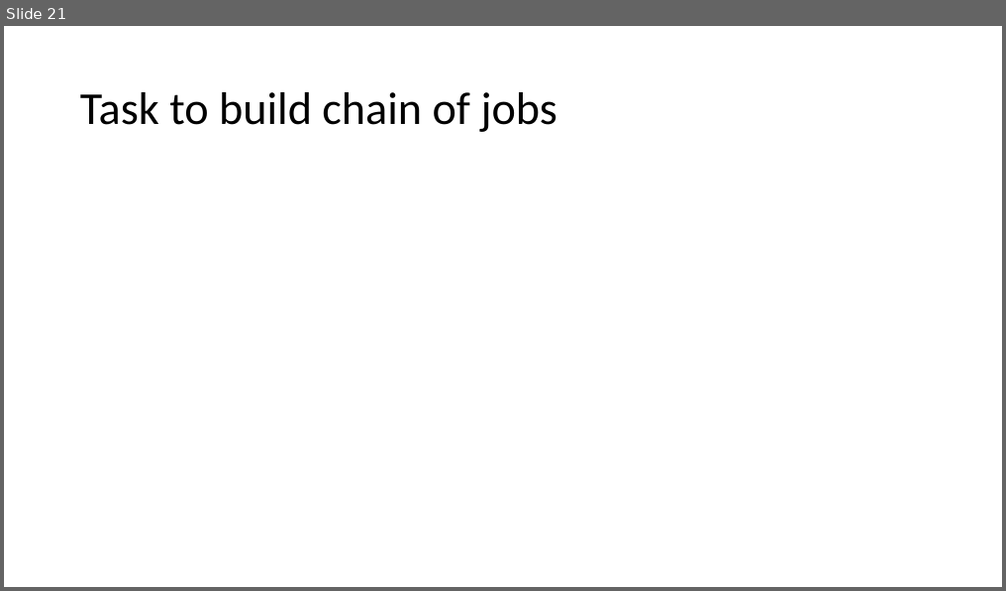
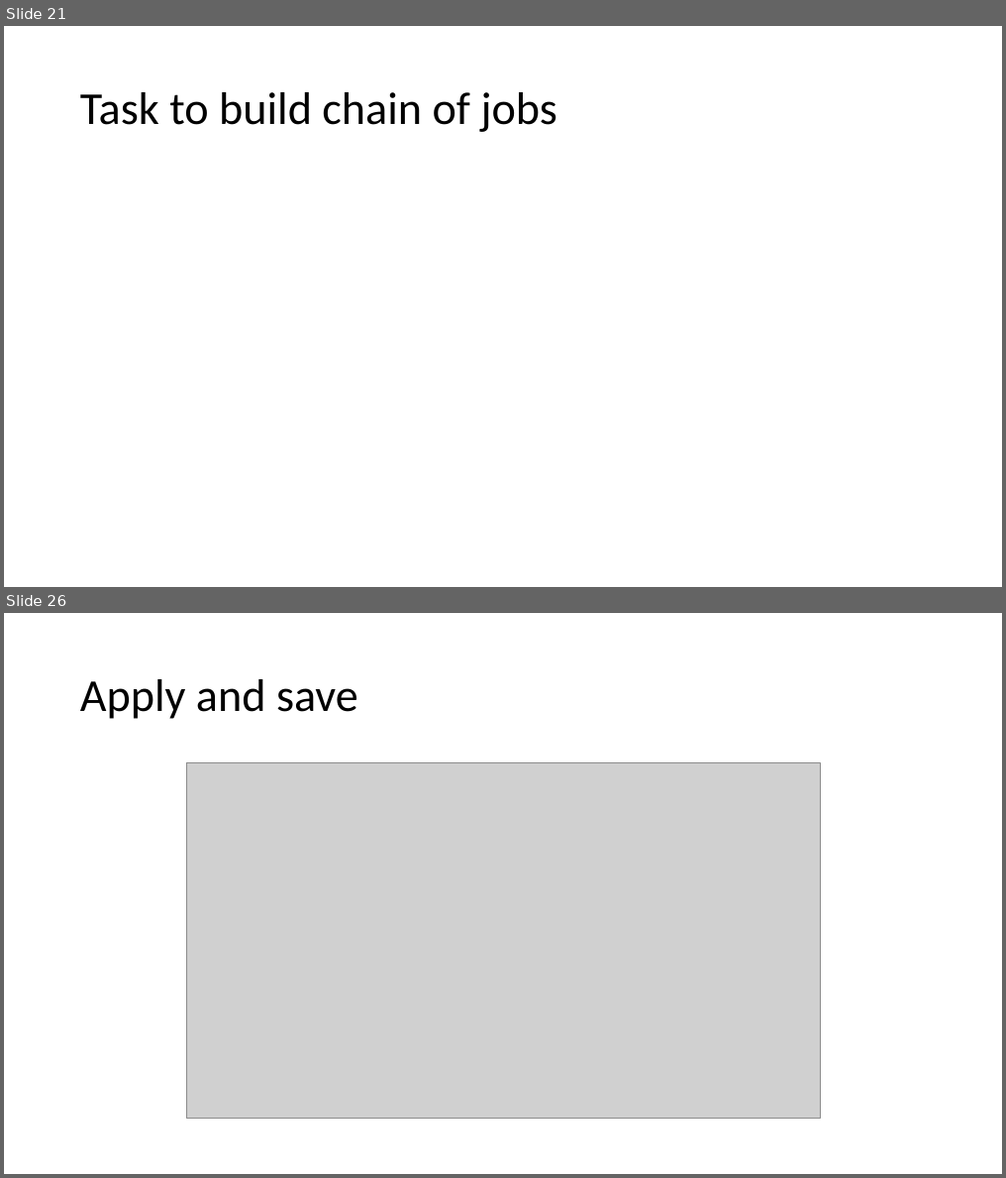
Before and after one commit to ehpvvuser/local, a slide deck: Jenkins.pptx. Shown one above the other, each under a label of ours: slide 21 before the commit, slides 21 and 26 after it; the slides between them are not shown. The pictures are 1006x591 and 1006x1178 pixels, drawn with LibreOffice and Linux fonts; fonts in the diff are those of the drawing; grey boxes stand for pictures. Boxes give left, top, right and bottom in pixels: in the first picture for what was removed or moved away, otherwise in the second. Text is boxed around its words. In the diff, an @@ line names an element or a change of style, - is before the commit and + after.

```diff
--- a/Jenkins.pptx
+++ b/Jenkins.pptx
@@ slide 26 added at [4, 613, 1002, 1174], background #FFFFFF @@
@@ title added at [80, 679, 358, 719], 44 pt, text #000000 @@
+Apply and save
@@ picture added at [186, 762, 819, 1119] @@
```
Also in this commit, not shown: 24 other slides added, 1 other file.
